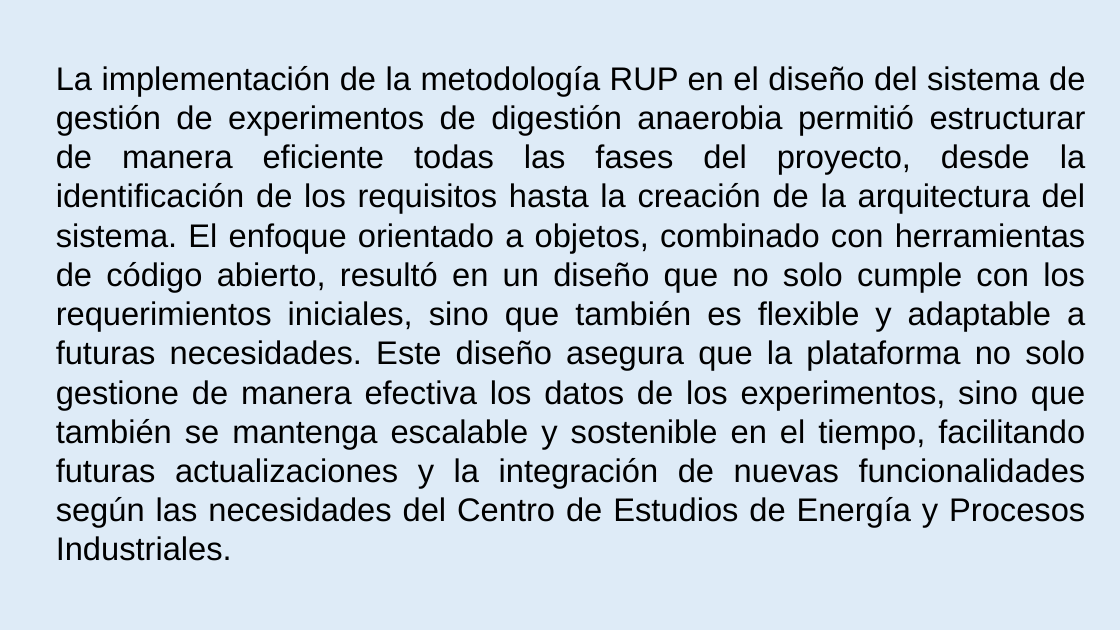
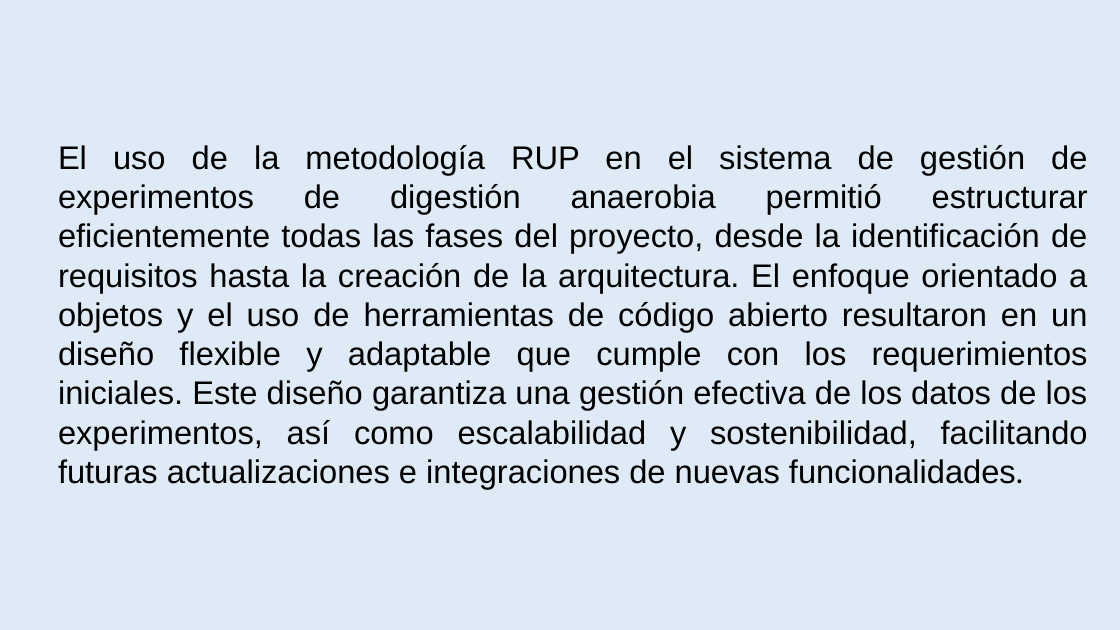
Before and after one commit to amypadron/prower_tesis, a slide deck: slide 44 of Digestión anaerobía.Original.pptx. Drawn at 1120x630 pixels with LibreOffice and Linux fonts; fonts in the diff are those of the drawing. Boxes give left, top, right and bottom in pixels: in the first picture for what was removed or moved away, otherwise in the second. Text is boxed around its words. In the diff, an @@ line names an element or a change of style, - is before the commit and + after.

```diff
--- a/Digestión anaerobía.Original.pptx
+++ b/Digestión anaerobía.Original.pptx
@@ text at (58, 145, 1088, 489): text changed @@
-La implementación de la metodología RUP en el diseño del sistema de gestión de experimentos de digestión anaerobia permitió estructurar de manera eficiente todas las fases del proyecto, desde la identificación de los requisitos hasta la creación de la arquitectura del sistema. El enfoque orientado a objetos, combinado con herramientas de código abierto, resultó en un diseño que no solo cumple con los requerimientos iniciales, sino que también es flexible y adaptable a futuras necesidades. Este diseño asegura que la plataforma no solo gestione de manera efectiva los datos de los experimentos, sino que también se mantenga escalable y sostenible en el tiempo, facilitando futuras actualizaciones y la integración de nuevas funcionalidades según las necesidades del Centro de Estudios de Energía y Procesos Industriales.
+El uso de la metodología RUP en el sistema de gestión de experimentos de digestión anaerobia permitió estructurar eficientemente todas las fases del proyecto, desde la identificación de requisitos hasta la creación de la arquitectura. El enfoque orientado a objetos y el uso de herramientas de código abierto resultaron en un diseño flexible y adaptable que cumple con los requerimientos iniciales. Este diseño garantiza una gestión efectiva de los datos de los experimentos, así como escalabilidad y sostenibilidad, facilitando futuras actualizaciones e integraciones de nuevas funcionalidades.
```
Also in this commit, not shown: 2 other slides changed.
